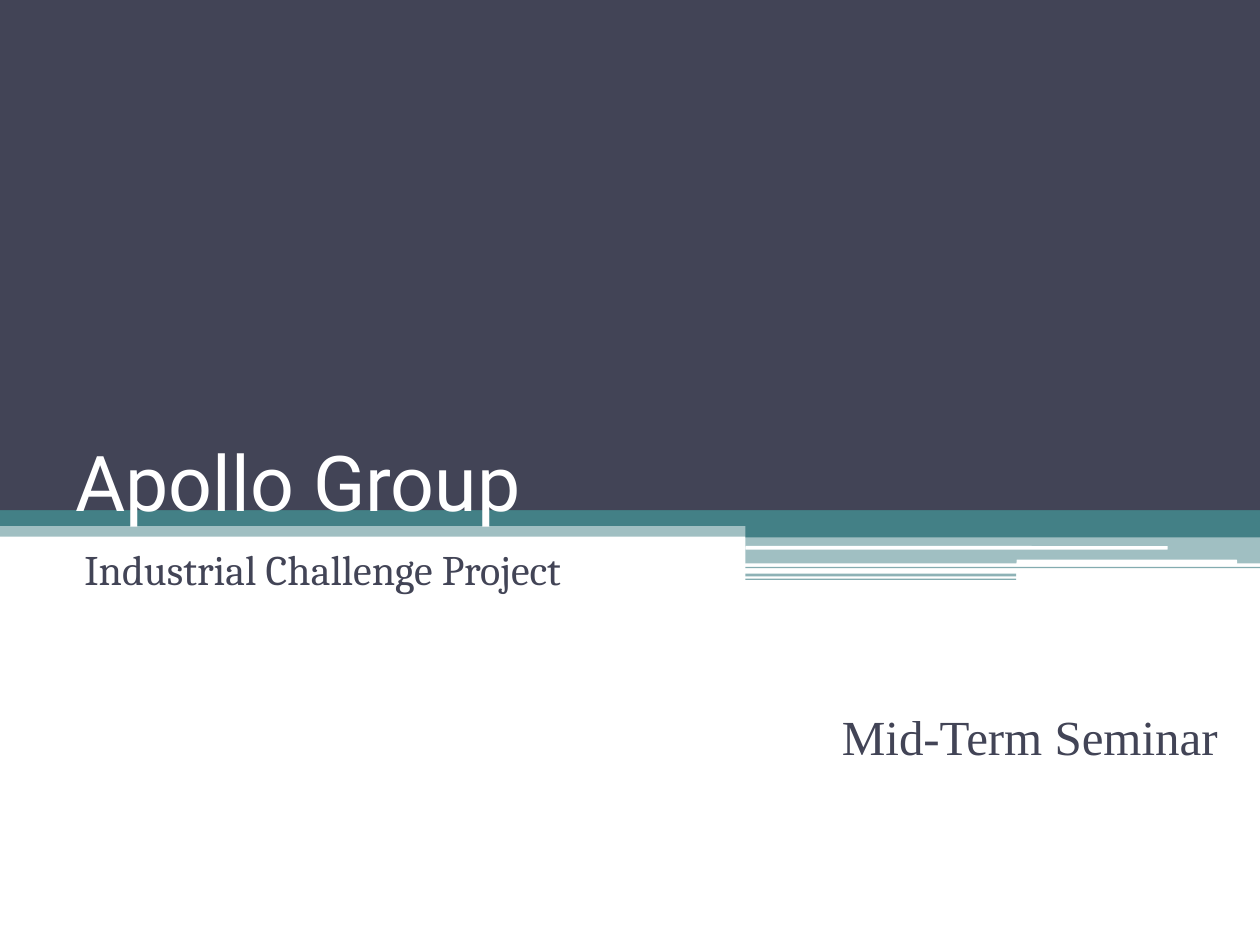
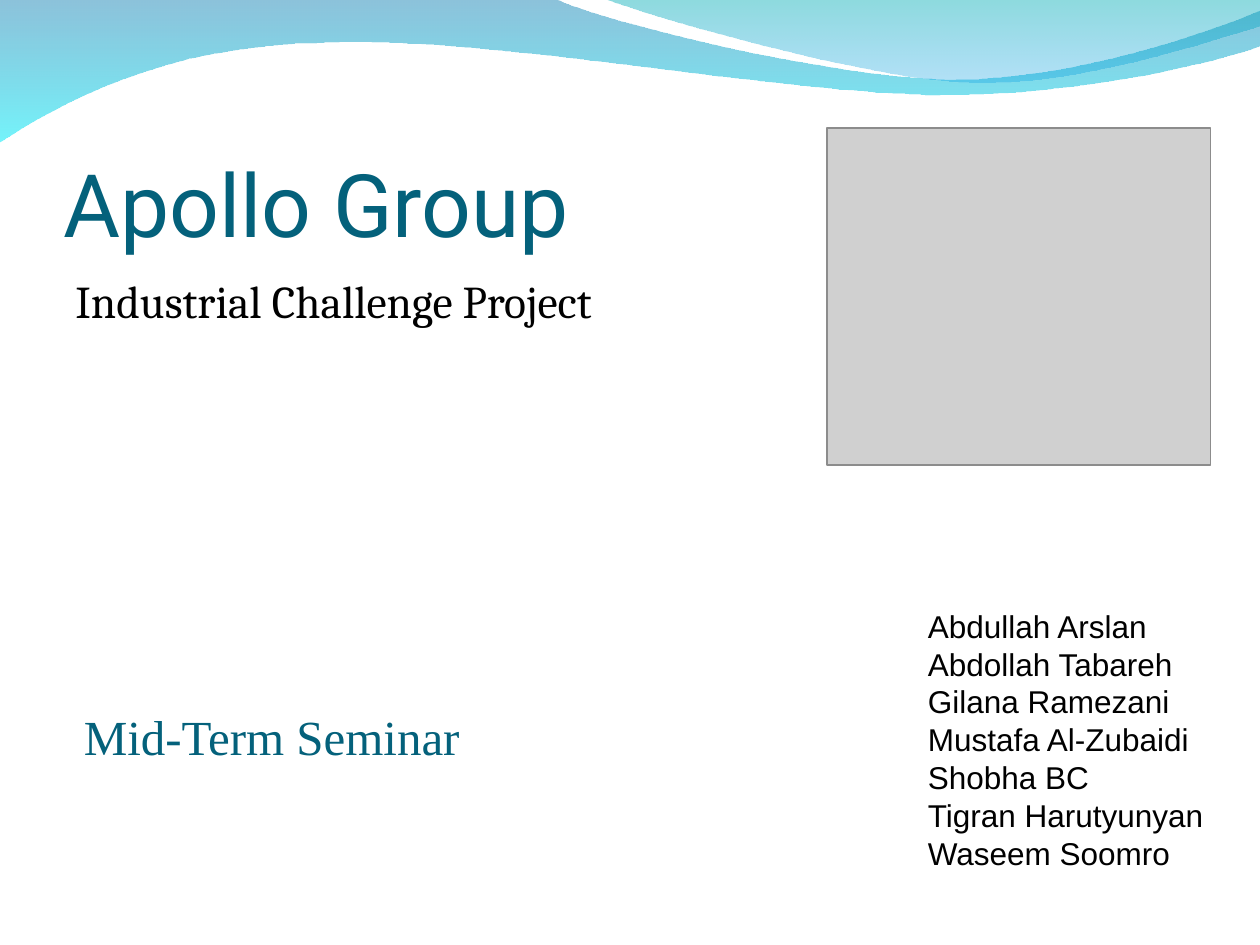
Before and after one commit to soomro/VMS_industrialchallenge, a slide deck: slide 1 of trunk/Draft Mid-Term Presentation/Apollo_Group_Presentation__1.0 final.ppt. Drawn at 1260x945 pixels with LibreOffice and Linux fonts; fonts in the diff are those of the drawing; grey boxes stand for pictures; background and template pictures are left out. Boxes give left, top, right and bottom in pixels: in the first picture for what was removed or moved away, otherwise in the second. Text is boxed around its words. In the diff, an @@ line names an element or a change of style, - is before the commit and + after.

```diff
--- a/trunk/Draft Mid-Term Presentation/Apollo_Group_Presentation__1.0 final.ppt
+++ b/trunk/Draft Mid-Term Presentation/Apollo_Group_Presentation__1.0 final.ppt
@@ rectangle removed at <box>0,0,1260,510</box> @@
@@ freeform shape added at <box>0,0,1260,142</box>, fill gradient #0079AF to #00EBF8 @@
@@ freeform shape added at <box>604,0,1260,87</box>, fill gradient #00ADB6 to #009BE5 @@
@@ title "Apollo Group": place and size @@
-title "Apollo Group" at <box>76,453,520,529</box>
+title "Apollo Group" at <box>63,171,569,255</box>
@@ title "Apollo Group" at <box>63,171,569,255</box>: size 44 to 50 pt, text colour #FFFFFF to #04617B @@
@@ picture added at <box>827,129,1211,466</box> @@
@@ text "Industrial Challenge Project": place and size @@
-text "Industrial Challenge Project" at <box>84,556,561,594</box>
+text "Industrial Challenge Project" at <box>75,286,592,328</box>
@@ text "Industrial Challenge Project" at <box>75,286,592,328</box>: size 24 to 26 pt, text colour #424456 to #000000; indent changed; more space between paragraphs @@
@@ rectangle removed at <box>0,503,1260,537</box> @@
@@ rectangle removed at <box>0,507,1260,525</box> @@
@@ rectangle removed at <box>883,501,1260,536</box> @@
@@ rectangle removed at <box>746,525,1260,538</box> @@
@@ rectangle removed at <box>746,537,1260,563</box> @@
@@ rectangle removed at <box>746,567,1260,568</box> @@
@@ rounded rectangle removed at <box>746,546,1168,549</box> @@
@@ rounded rectangle removed at <box>1017,559,1237,564</box> @@
@@ rectangle removed at <box>746,573,1017,576</box> @@
@@ rectangle removed at <box>746,578,1017,580</box> @@
@@ text added at <box>928,615,1203,866</box>, 18 pt, text #000000 @@
+Abdullah Arslan
+Abdollah Tabareh
+Gilana Ramezani
+  Mustafa Al-Zubaidi
+Shobha BC
+Tigran Harutyunyan
+  Waseem Soomro
@@ text "Mid-Term Seminar": place and size @@
-text "Mid-Term Seminar" at <box>842,721,1218,756</box>
+text "Mid-Term Seminar" at <box>84,721,459,756</box>
@@ text "Mid-Term Seminar" at <box>84,721,459,756</box>: text colour #424456 to #04617B @@
```
Also in this commit, not shown: 1 other slide changed, 10 slides added, 6 slides removed.
